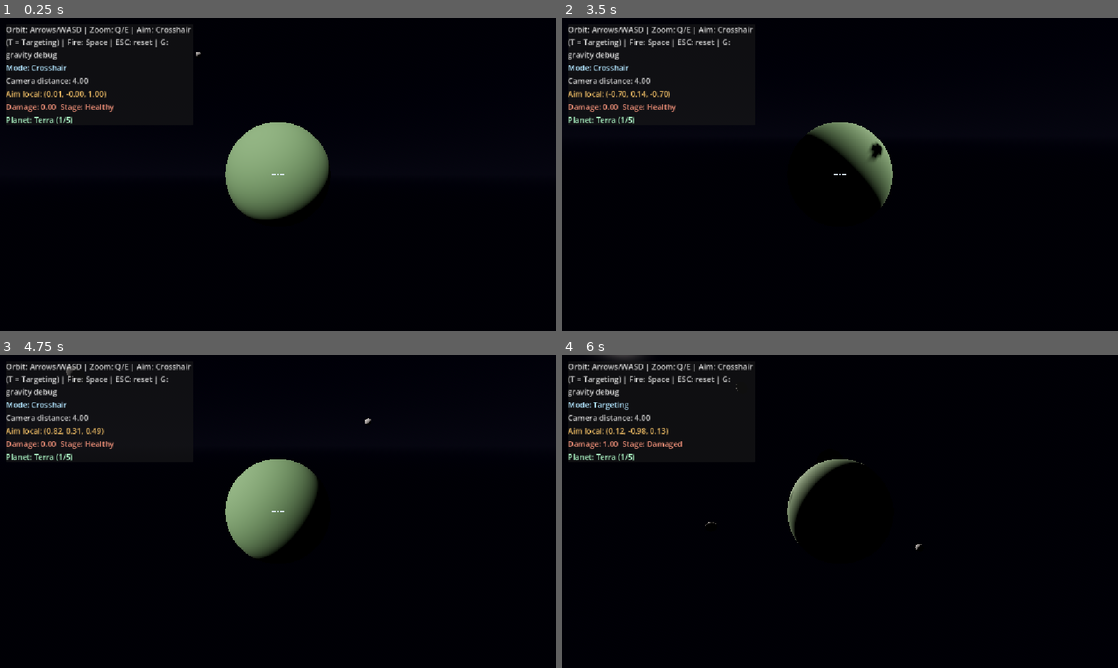
Above: before the commit, frames 1-4 (two rows, left to right).
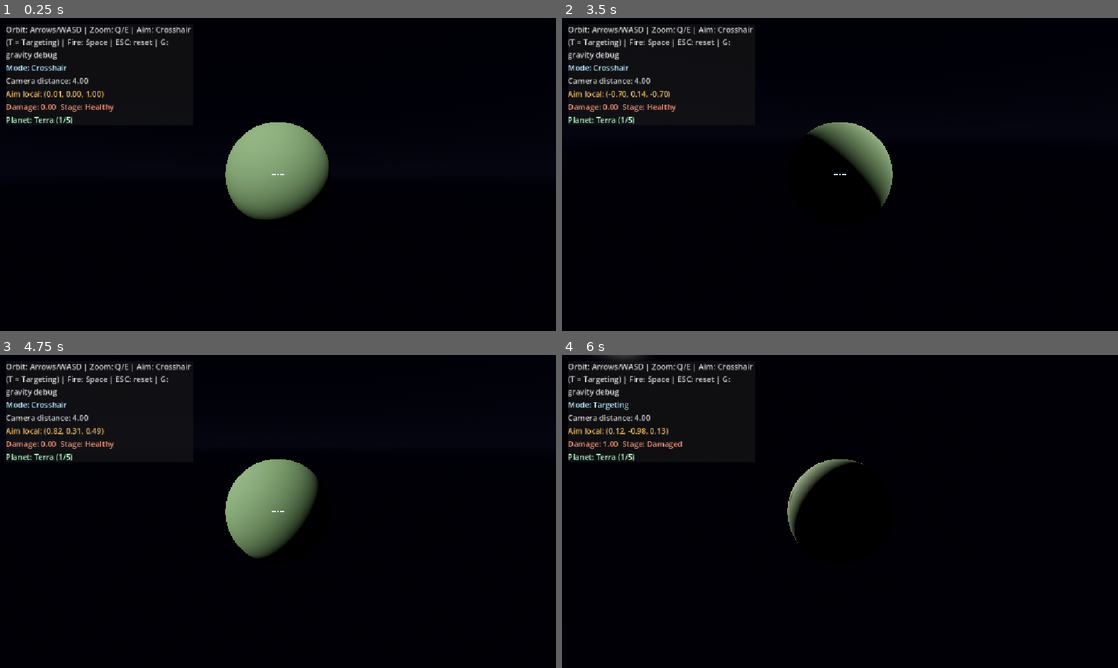
Above: after the commit, the same moments.

Repository: aquatticrose/planetary-destruction
Game: Godot game, scene res://scenes/main/Main.tscn
Same seed, same stepped clock (60 frames per second), same inputs: the game is played once before the commit and once after it. Sound files missing from this copy of the repository are replaced by a short silence.
Inputs:
- Up to frame 1 (0.25 s): no input
- Up to frame 2 (3.5 s): tap Enter at 0.5 s; hold Right (orbit_right) 0.53-1.28 s; tap S (aim_down) at 0.6 s; hold Down (orbit_down) 1.28-2.03 s; tap A (aim_left) at 1.35 s; hold Right (orbit_right) 2.03-2.78 s; tap D (aim_right) at 2.1 s; hold Up (orbit_up) from 2.78 s (still down); tap W (aim_up) at 2.85 s
- Up to frame 3 (4.75 s): release Up (orbit_up) at 3.53 s; hold Left (orbit_left) from 3.53 s (still down); tap Q (camera_zoom_in) at 3.6 s; tap E (camera_zoom_out) at 4.35 s
- Up to frame 4 (6 s): release Left (orbit_left) at 5.03 s; hold Down (orbit_down) 5.03-5.78 s; hold Space (fire) 5.03-5.78 s; hold Right (orbit_right) from 5.78 s (still down); tap T (toggle_aim_mode) at 5.85 s

The runs differ from the first frame. In frame 1, 0.1% of the frame differs, in the area x 11-37%, y 10-26%; in frame 2, 0.1%; in frame 3, less than 0.1%; in frame 4, less than 0.1%.

Commit message:
chore: remove throwaway gravity demo spawner

Diff:
--- a/scenes/main/Main.tscn
+++ b/scenes/main/Main.tscn
@@ -25,7 +25,6 @@
 [ext_resource type="Script" path="res://scripts/simulation/simulation_manager.gd" id="23_sim"]
 [ext_resource type="Script" path="res://scripts/simulation/gravity_simulation.gd" id="24_grav"]
 [ext_resource type="Script" path="res://scripts/simulation/gravity_debug_draw.gd" id="25_gdraw"]
-[ext_resource type="Script" path="res://scripts/simulation/gravity_demo_spawner.gd" id="26_gdemo"]
 
 [sub_resource type="ProceduralSkyMaterial" id="ProceduralSkyMaterial_space"]
 sky_top_color = Color(0.02,0.02,0.04,1.0)
@@ -56,10 +55,6 @@
 [node name="GravityDebug" type="Node3D" parent="."]
 script = ExtResource("25_gdraw")
 gravity_sim_path = NodePath("../Gravity")
-
-[node name="GravityDemo" type="Node3D" parent="."]
-script = ExtResource("26_gdemo")
-planet_path = NodePath("../Planet")
 
 [node name="WorldEnvironment" type="WorldEnvironment" parent="."]
 environment = SubResource("Environment_env1")
--- a/scripts/simulation/gravity_demo_spawner.gd
+++ /dev/null
@@ -1,60 +0,0 @@
-extends Node3D
-## Phase 7 demo content: spawns a few small asteroids near the planet so the
-## gravity simulation has something to attract. Deliberately throwaway and
-## easy to remove (delete this node) — this is NOT the Phase 8 orbit system:
-## bodies just get an initial velocity and fall/curve in under gravity.
-
-@export var planet_path : NodePath
-@export var asteroid_count : int = 3
-@export var min_distance : float = 3.5
-@export var max_distance : float = 6.0
-
-var _rng := RandomNumberGenerator.new()
-
-
-func _ready() -> void:
-	_rng.randomize()
-	# Deferred: let the planet apply its preset (mass/radius) first.
-	call_deferred("_spawn")
-
-
-func _spawn() -> void:
-	var planet : Node3D = get_node_or_null(planet_path)
-	if planet == null:
-		return
-	for i in asteroid_count:
-		var asteroid := CelestialBody.new()
-		asteroid.name = "Asteroid_%d" % (i + 1)
-		asteroid.body_type = CelestialBody.BodyType.ASTEROID
-		asteroid.mass = _rng.randf_range(0.001, 0.003)
-		asteroid.radius = _rng.randf_range(0.08, 0.14)
-		_add_visual(asteroid)
-		add_child(asteroid)
-		var dir := _random_unit_vector()
-		asteroid.global_position = planet.global_position + dir * _rng.randf_range(min_distance, max_distance)
-		# Mostly-radial with a tangential component: bodies visibly curve in.
-		var tangential := dir.cross(Vector3.UP)
-		if tangential.length_squared() < 0.01:
-			tangential = Vector3.RIGHT
-		asteroid.velocity = dir * _rng.randf_range(0.15, 0.45) \
-				+ tangential.normalized() * _rng.randf_range(0.6, 1.1)
-		# (Registration with the SimulationManager happens in CelestialBody._ready.)
-
-
-func _add_visual(body : Node3D) -> void:
-	var mesh := SphereMesh.new()
-	mesh.radius = body.radius
-	mesh.height = body.radius * 2.0
-	mesh.radial_segments = 12
-	mesh.rings = 6
-	mesh.material = StandardMaterial3D.new()
-	mesh.material.albedo_color = Color(0.55, 0.55, 0.58)
-	var visual := MeshInstance3D.new()
-	visual.name = "Visual"
-	visual.mesh = mesh
-	body.add_child(visual)
-
-
-func _random_unit_vector() -> Vector3:
-	var v := Vector3(_rng.randf_range(-1.0, 1.0), _rng.randf_range(-1.0, 1.0), _rng.randf_range(-1.0, 1.0))
-	return v.normalized() if v.length_squared() > 0.0001 else Vector3.FORWARD
Not shown: 1 places in scenes/main/Main.tscn that only renumber resources
Not shown, removed: scripts/simulation/gravity_demo_spawner.gd.uid
